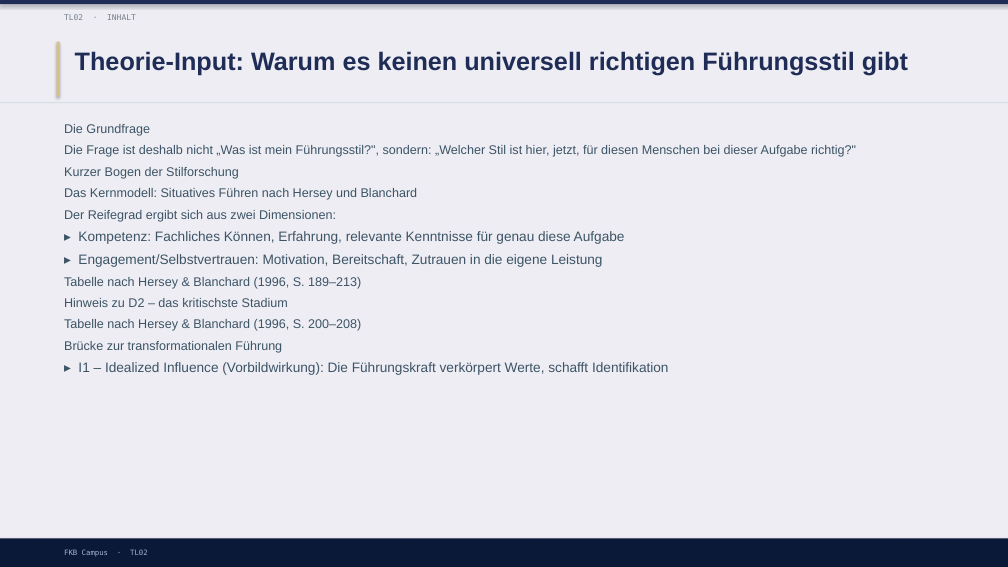
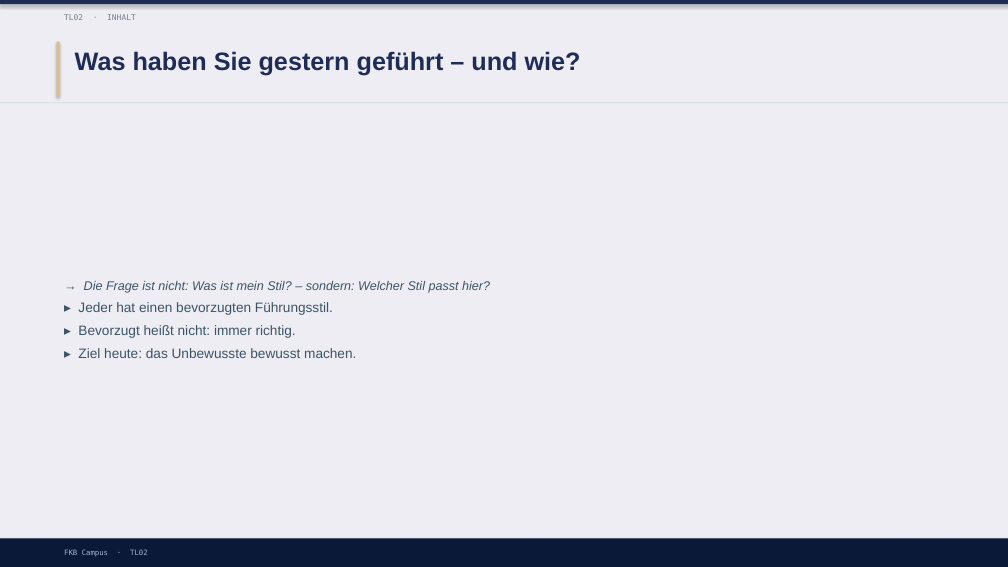
Before and after one commit to ck5rqc47pr-byte/firmenkundenakademie-online, a slide deck: slide 6 of protected-downloads/praesentation/TL02.pptx (slide 5 before the commit). Drawn at 1008x567 pixels with LibreOffice and Linux fonts; fonts in the diff are those of the drawing. Boxes give left, top, right and bottom in pixels: in the first picture for what was removed or moved away, otherwise in the second. Text is boxed around its words. In the diff, an @@ line names an element or a change of style, - is before the commit and + after.

```diff
--- a/protected-downloads/praesentation/TL02.pptx
+++ b/protected-downloads/praesentation/TL02.pptx
@@ text at (x1=75, y1=51, x2=581, y2=76): text changed @@
-Theorie-Input: Warum es keinen universell richtigen Führungsstil gibt
+Was haben Sie gestern geführt – und wie?
@@ text "→ Die Frage ist nicht: ..." at (x1=78, y1=281, x2=490, y2=358): vertical alignment top to middle @@
@@ text at (x1=78, y1=281, x2=490, y2=358): text changed; size 12 to 13 pt @@
-Die Grundfrage
-Die Frage ist deshalb nicht „Was ist mein Führungsstil?", sondern: „Welcher Stil ist hier, jetzt, für diesen Menschen bei dieser Aufgabe richtig?"
-Kurzer Bogen der Stilforschung
-Das Kernmodell: Situatives Führen nach Hersey und Blanchard
-Der Reifegrad ergibt sich aus zwei Dimensionen:
-▸ Kompetenz: Fachliches Können, Erfahrung, relevante Kenntnisse für genau diese Aufgabe
-▸ Engagement/Selbstvertrauen: Motivation, Bereitschaft, Zutrauen in die eigene Leistung
-Tabelle nach Hersey & Blanchard (1996, S. 189–213)
-Hinweis zu D2 – das kritischste Stadium
-Tabelle nach Hersey & Blanchard (1996, S. 200–208)
-Brücke zur transformationalen Führung
-▸ I1 – Idealized Influence (Vorbildwirkung): Die Führungskraft verkörpert Werte, schafft Identifikation
+→ Die Frage ist nicht: Was ist mein Stil? – sondern: Welcher Stil passt hier?
+▸ Jeder hat einen bevorzugten Führungsstil.
+▸ Bevorzugt heißt nicht: immer richtig.
+▸ Ziel heute: das Unbewusste bewusst machen.
```
Also in this commit, not shown: 4 other slides changed, 20 slides added, 3 slides removed, 4 other files.
